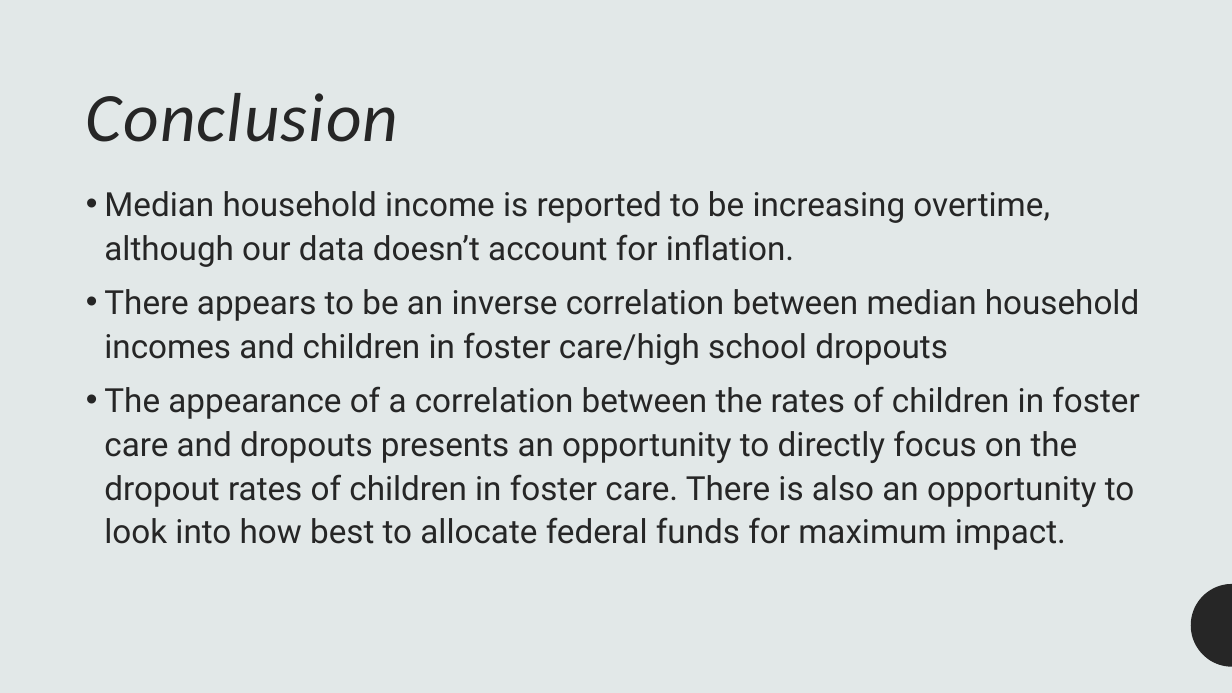
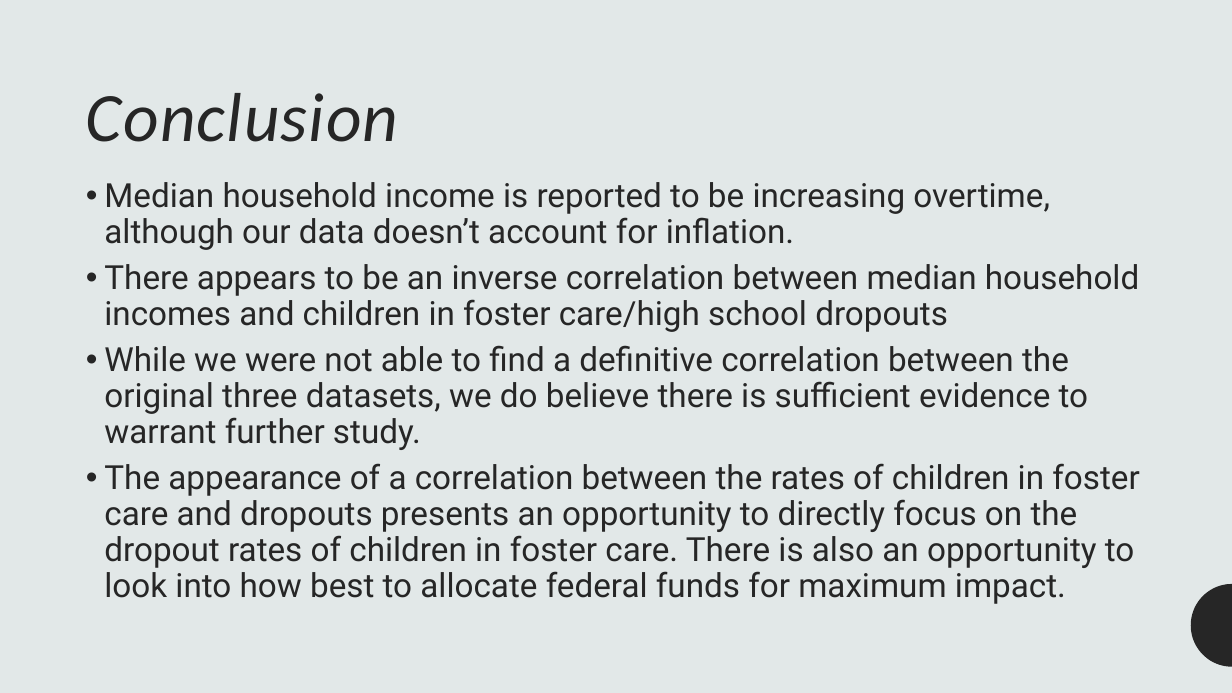
Before and after one commit to lordegraves/exploring_data_in_foster_care, a slide deck: slide 13 of Resources/Project1_Presentation.pptx. Drawn at 1232x693 pixels with LibreOffice and Linux fonts; fonts in the diff are those of the drawing. Boxes give left, top, right and bottom in pixels: in the first picture for what was removed or moved away, otherwise in the second. Text is boxed around its words. In the diff, an @@ line names an element or a change of style, - is before the commit and + after.

Commit message:
reworded conclusion in presentation

```diff
--- a/Resources/Project1_Presentation.pptx
+++ b/Resources/Project1_Presentation.pptx
@@ text at (104,182,1139,604): line spacing 1.1 to 0.9 @@
@@ text at (104,345,1088,450): paragraph added @@
+• While we were not able to find a definitive correlation between the original three datasets, we do believe there is sufficient evidence to warrant further study.
```
